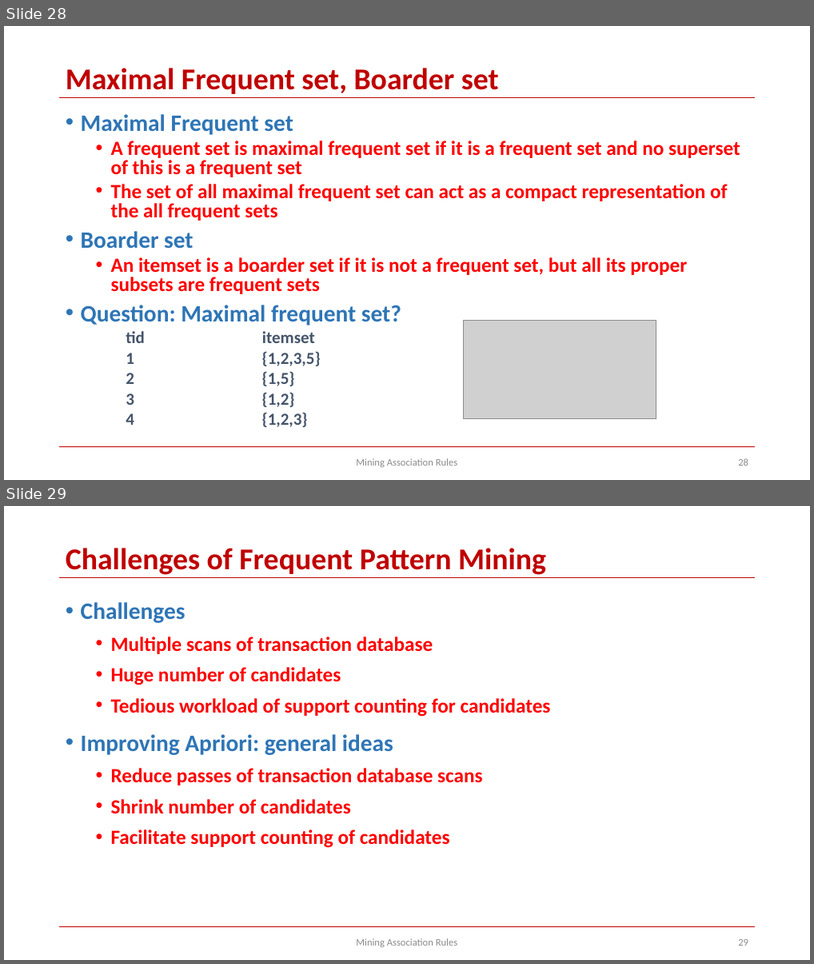
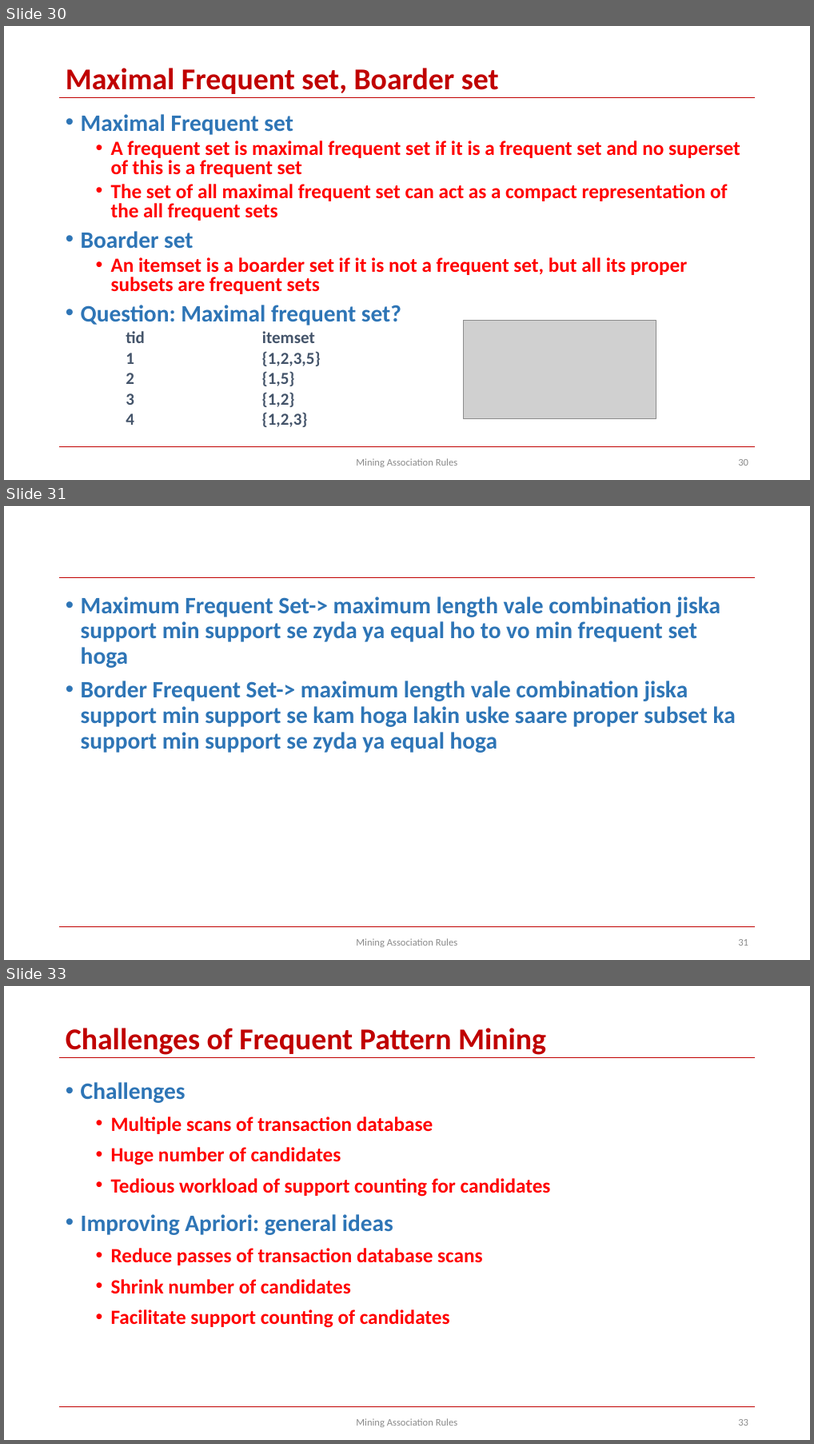
Before and after one commit to skysumitkumar/Du_Mca, a slide deck: 3rd_semester/Data_Science_with_python/PPT/Unit_5/association rules updated_latest_DataScience.pptx. Shown one above the other, each under a label of ours: slides 28 and 29 before the commit, slides 30, 31 and 33 after it; the slides between them are not shown. The pictures are 814x964 and 814x1444 pixels, drawn with LibreOffice and Linux fonts; fonts in the diff are those of the drawing; grey boxes stand for pictures. Boxes give left, top, right and bottom in pixels: in the first picture for what was removed or moved away, otherwise in the second. Text is boxed around its words. In the diff, an @@ line names an element or a change of style, - is before the commit and + after.

```diff
--- a/3rd_semester/Data_Science_with_python/PPT/Unit_5/association rules updated_latest_DataScience.pptx
+++ b/3rd_semester/Data_Science_with_python/PPT/Unit_5/association rules updated_latest_DataScience.pptx
@@ slide 31 added at [4,506,810,960], background #FFFFFF; not listed: 2 template elements that a slide beside it also shows @@
@@ text added at [81,596,736,752], 28 pt, text #2E75B6, bold @@
+• Maximum Frequent Set-> maximum length vale combination jiska support min support se zyda ya equal ho to vo min frequent set hoga
+• Border Frequent Set-> maximum length vale combination jiska support min support se kam hoga lakin uske saare proper subset ka support min support se zyda ya equal hoga
@@ text added at [356,938,458,947], 12 pt, text #8C8C8C @@
+Mining Association Rules
@@ page number added at [738,939,749,945], 12 pt, text #8C8C8C @@
+31
@@ what was slide 28 is now slide 30 @@
@@ page number at [738,459,749,465]: text changed @@
-28
+30
@@ what was slide 29 is now slide 33 @@
@@ page number at [738,1419,749,1425]: text changed @@
-29
+33
```
Also in this commit, not shown: 2 slides changed, 4 other slides added, 1 other file.
